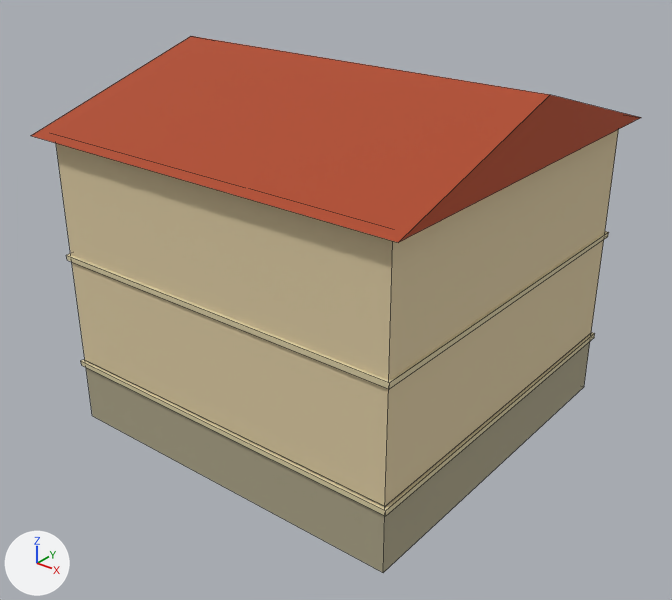
What one commit did to the Blender file assets/environment/city_square/sources/wide_house.blend.
Both versions are drawn from a 50 mm camera at (14.02, -17.92, 13.32) aimed at (0.26, -0.73, 2.66). The lights are fixed; the arrows at lower left show +X, +Y and +Z. The picture after the commit comes second. Mesh edges are drawn as thin lines.

In view in the first picture: 'HorizontalTrim', 'HorizontalTrim.001', 'StoneFoundation', 'StuccoWalls', 'TerracottaRoof'.
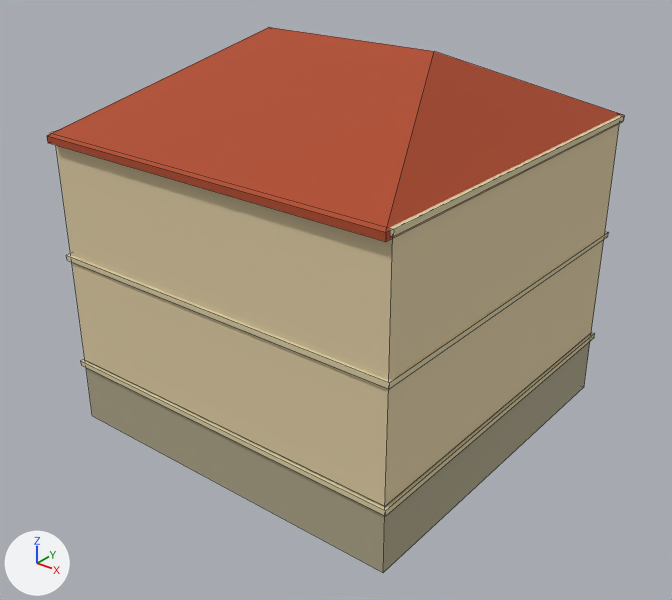
Boxes [x1, y1, x2, y2] around the edits, measured in the pictures (672 x 600 px):
'TerracottaRoof', reshaped: before [31, 36, 641, 243]; after [47, 27, 622, 242]
'HorizontalTrim.002', unchanged, uncovered by the edit: after [50, 115, 625, 237]

The change, as a diff of the scene's bpy script:
```diff
--- a/assets/environment/city_square/sources/wide_house.blend.py
+++ b/assets/environment/city_square/sources/wide_house.blend.py
@@ me_terracottaroof @@
 # used by ob_terracottaroof; location = (0.0, 0.0, 0.0)
-me_terracottaroof.from_pydata(...)  # 6 vertices, 5 faces; spans x -5.4..5.4, y -5.4..5.4, z 7.1..8.7
+me_terracottaroof.from_pydata(...)  # 12 vertices, 12 faces; spans x -5.0..5.0, y -5.22..5.22, z 6.96..9.24
+# me_terracottaroof part 1: the whole mesh is rebuilt
 me_terracottaroof.materials.append(mat_city_roof)
```
